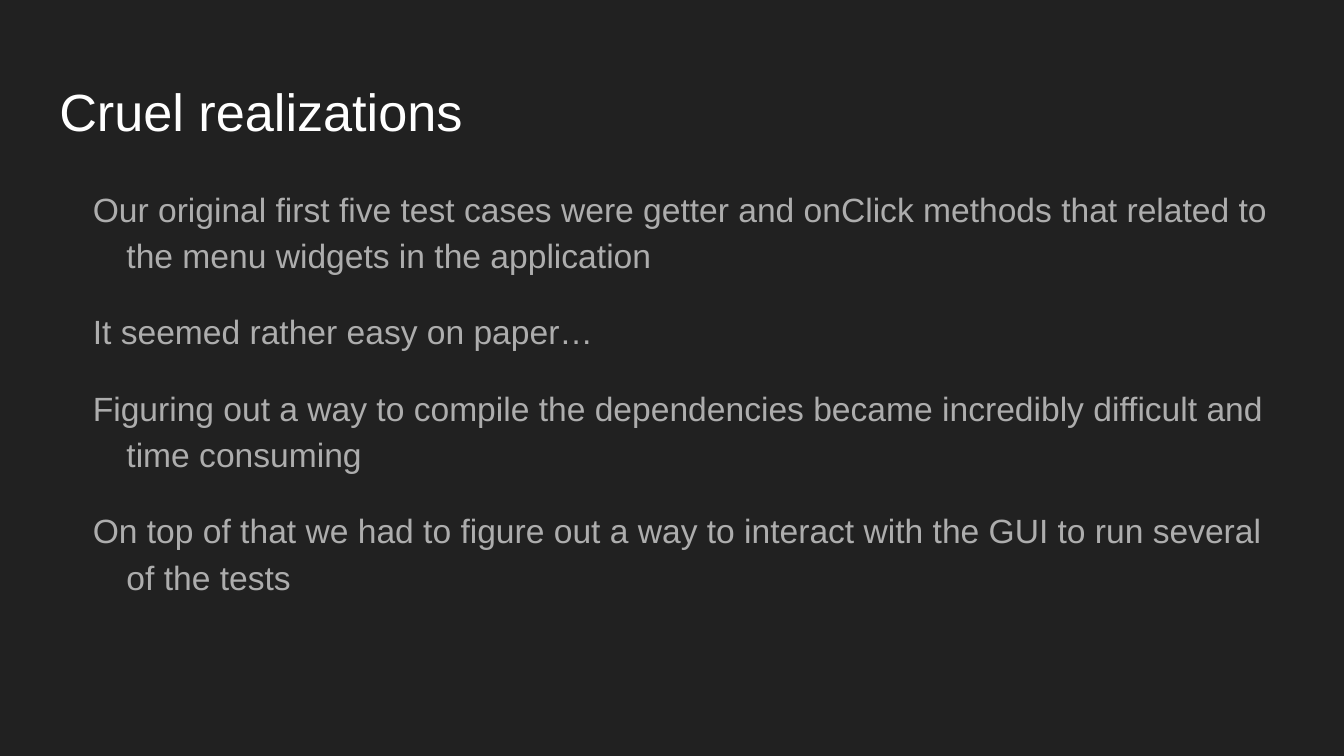
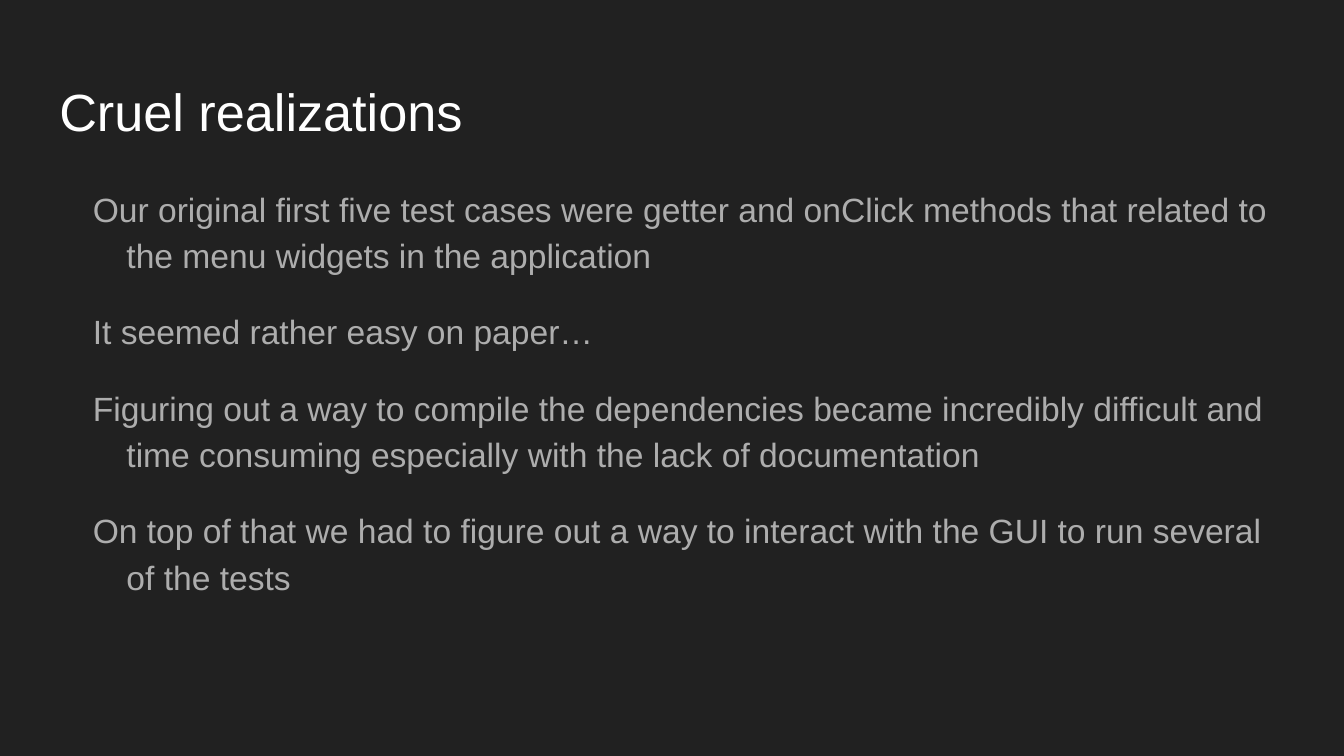
Before and after one commit to CSCI-362-02-2016/Information, a slide deck: slide 5 of Martus.pptx (slide 4 before the commit). Drawn at 1344x756 pixels with LibreOffice and Linux fonts; fonts in the diff are those of the drawing. Boxes give left, top, right and bottom in pixels: in the first picture for what was removed or moved away, otherwise in the second. Text is boxed around its words. In the diff, an @@ line names an element or a change of style, - is before the commit and + after.

```diff
--- a/Martus.pptx
+++ b/Martus.pptx
@@ text at bbox=[93, 396, 1263, 473]: text changed @@
-Figuring out a way to compile the dependencies became incredibly difficult and time consuming
+Figuring out a way to compile the dependencies became incredibly difficult and time consuming especially with the lack of documentation
```
Also in this commit, not shown: 5 other slides changed, 2 slides added.
